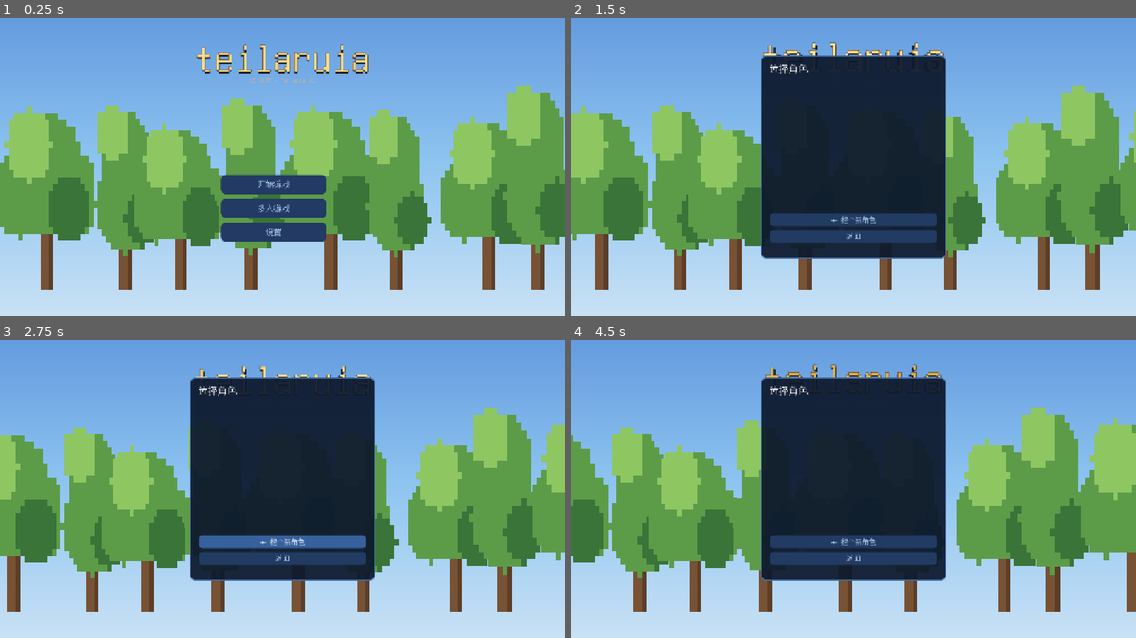
Above: before the commit, frames 1-4 (two rows, left to right).
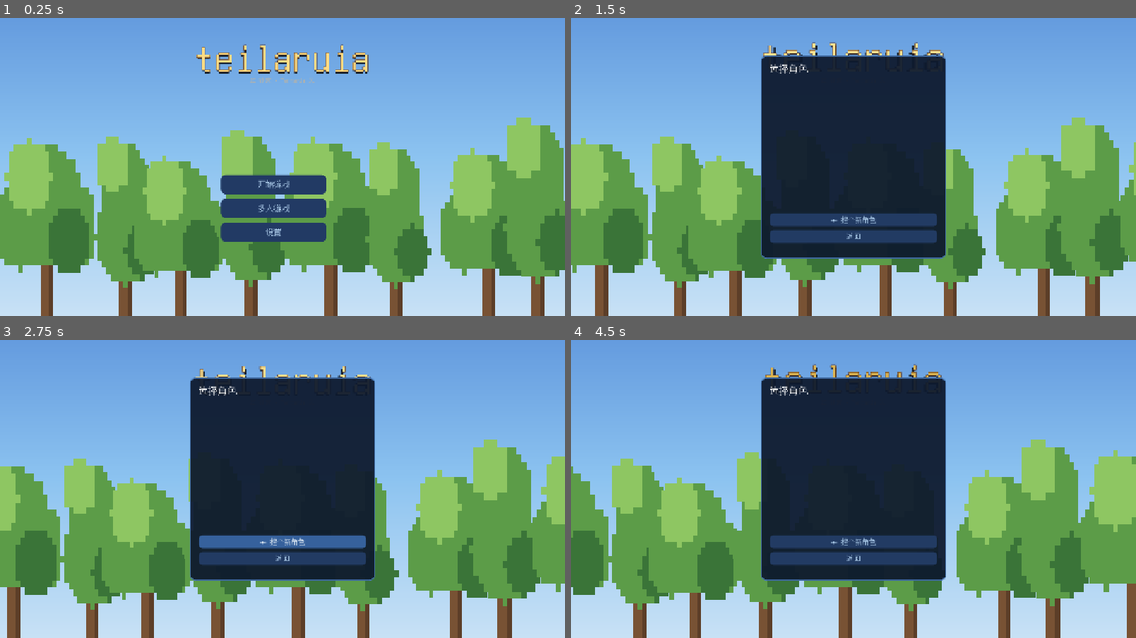
Above: after the commit, the same moments.

Repository: Nornttyy/tielaruia
Game: Godot game, scene res://scenes/main.tscn
Two runs of this game, one before a commit and one after it. Both use one fixed random seed, a clock stepped at 60 frames per second and the inputs below.
Inputs (mouse positions are in pixels of both pictures, inside the frame that each line leads up to):
- Up to frame 1 (0.25 s): no input
- Up to frame 2 (1.5 s): click "开始游戏" at 0.5 s; tap Enter at 1.25 s; move the mouse to (977, 140) at 1.27 s; hold D (move_right) from 1.28 s (still down); tap E (interact) at 1.35 s; click (977, 140) at 1.42 s
- Up to frame 3 (2.75 s): tap Space (jump) at 1.52, 1.82 s; release D (move_right) at 2 s; drag from (169, 494) to (254, 542) at 2.02 s
- Up to frame 4 (4.5 s): move the mouse to (910, 408) at 2.77 s; hold D (move_right) 2.78-3.5 s; hold Right mouse button (secondary) 2.78-3.5 s; drag from (825, 542) to (684, 432) at 3.52 s; move the mouse to (1023, 527) at 4.27 s; hold A (move_left) from 4.28 s (still down); tap Alt at 4.35 s

The runs differ from the first frame. In frame 1, 31% of the frame differs, in the area x 0-100%, y 22-100%; in frame 2, 23%; in frame 3, 24%; in frame 4, 24%.

Commit message:
tweak(menu): 一排树往下挪 ground_ratio 0.92→1.02 (用户要调下一点)
Co-Authored-By: Claude Opus 4.8 (1M context) <noreply@anthropic.com>

Diff:
--- a/scripts/ui/main_menu.gd
+++ b/scripts/ui/main_menu.gd
@@ -221,7 +221,7 @@
 		var x: float = (float(i) + randf() * 0.5 + 0.25) / float(TREE_ROW_COUNT) * (VIEWPORT_SIZE.x + 200.0) - 100.0
 		# 速度统一 (用户要求): 所有树同一滚动速度, 不再每棵随机 → 整排一起平移不散
 		_add_tree(_trees_front, t0 if i % 2 == 0 else t1, x,
-			randf_range(9.0, 11.0), TREE_SCROLL_SPEED, 1.0, 0.92)
+			randf_range(9.0, 11.0), TREE_SCROLL_SPEED, 1.0, 1.02)
 
 
 # 加一棵树. ground_ratio: 树底 y 比例 (远树略高=更远); alpha: 远树淡显雾感.
